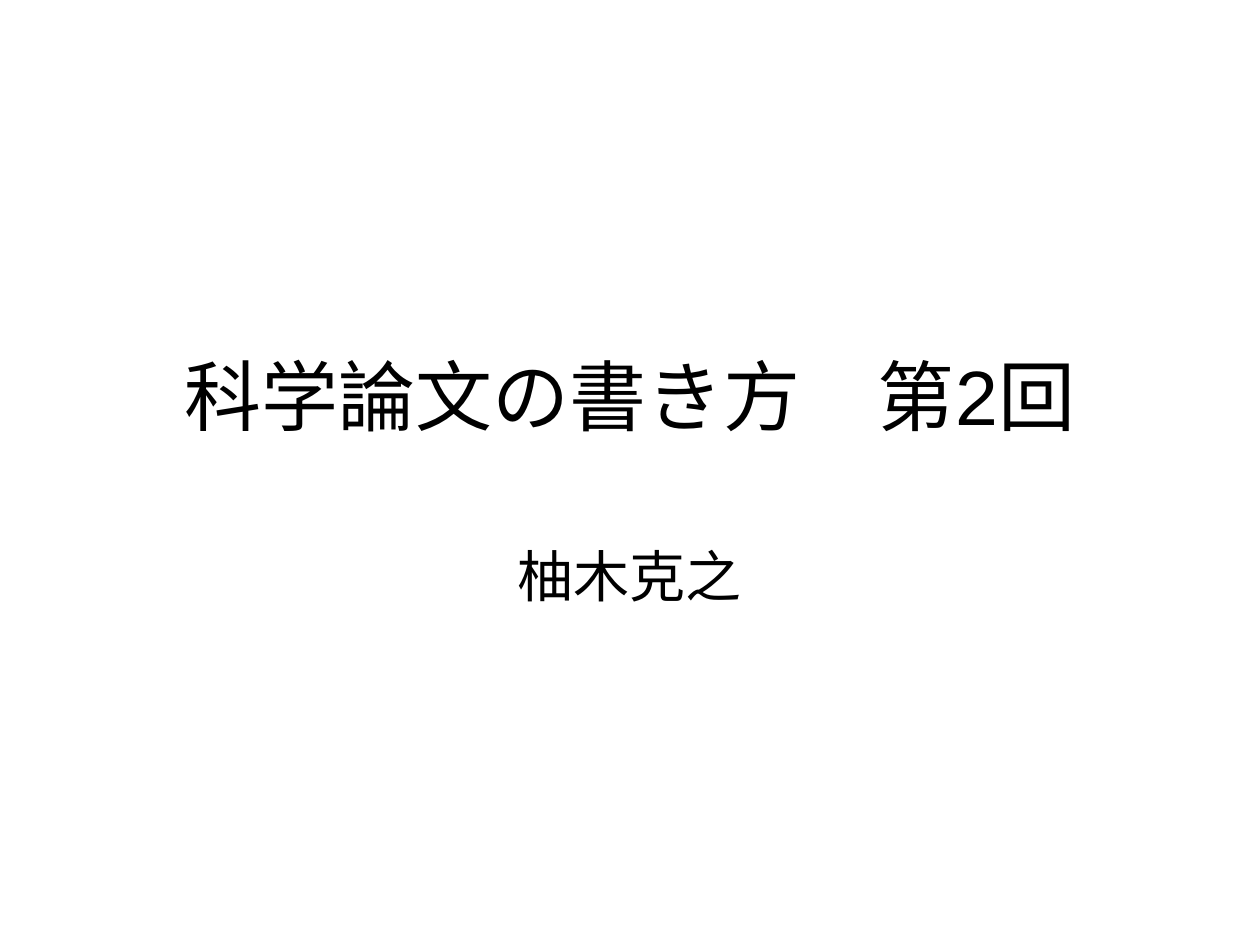
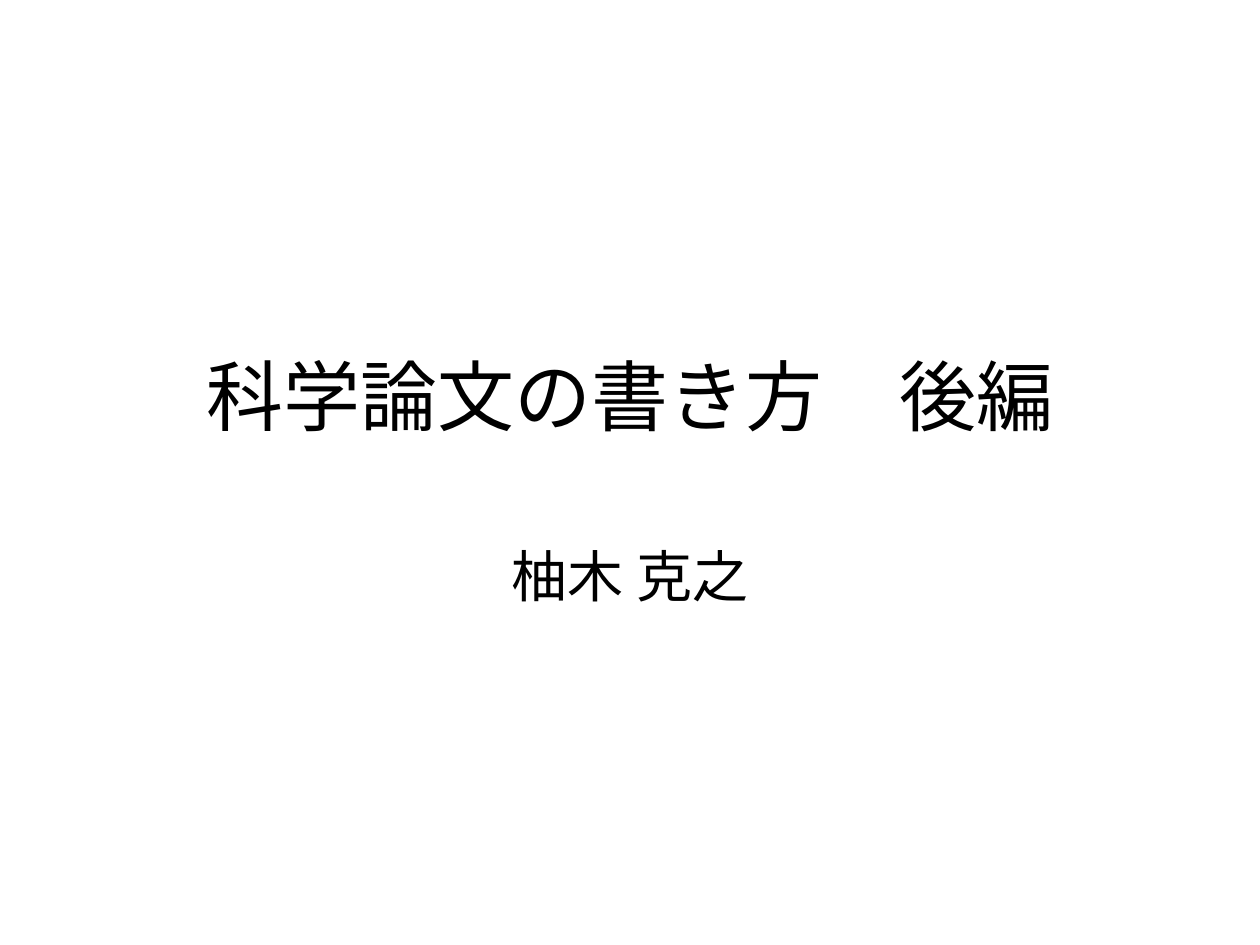
Before and after one commit to yugism/Writing, a slide deck: slide 1 of writing02.ppt. Drawn at 1260x945 pixels with LibreOffice and Linux fonts; fonts in the diff are those of the drawing. Boxes give left, top, right and bottom in pixels: in the first picture for what was removed or moved away, otherwise in the second. Text is boxed around its words. In the diff, an @@ line names an element or a change of style, - is before the commit and + after.

Commit message:
例文差し替え
前編：「文と文をつなぐ原則」追加
後編：例文差し替え

```diff
--- a/writing02.ppt
+++ b/writing02.ppt
@@ title at bbox=[206, 360, 1053, 432]: text changed @@
-科学論文の書き方 第2回
+科学論文の書き方 後編
@@ subtitle at bbox=[512, 550, 748, 602]: spaces changed @@
-柚木克之
+柚木 克之
```
Also in this commit, not shown: 4 other slides changed, 1 slide added, 1 slide removed, 1 other file.
